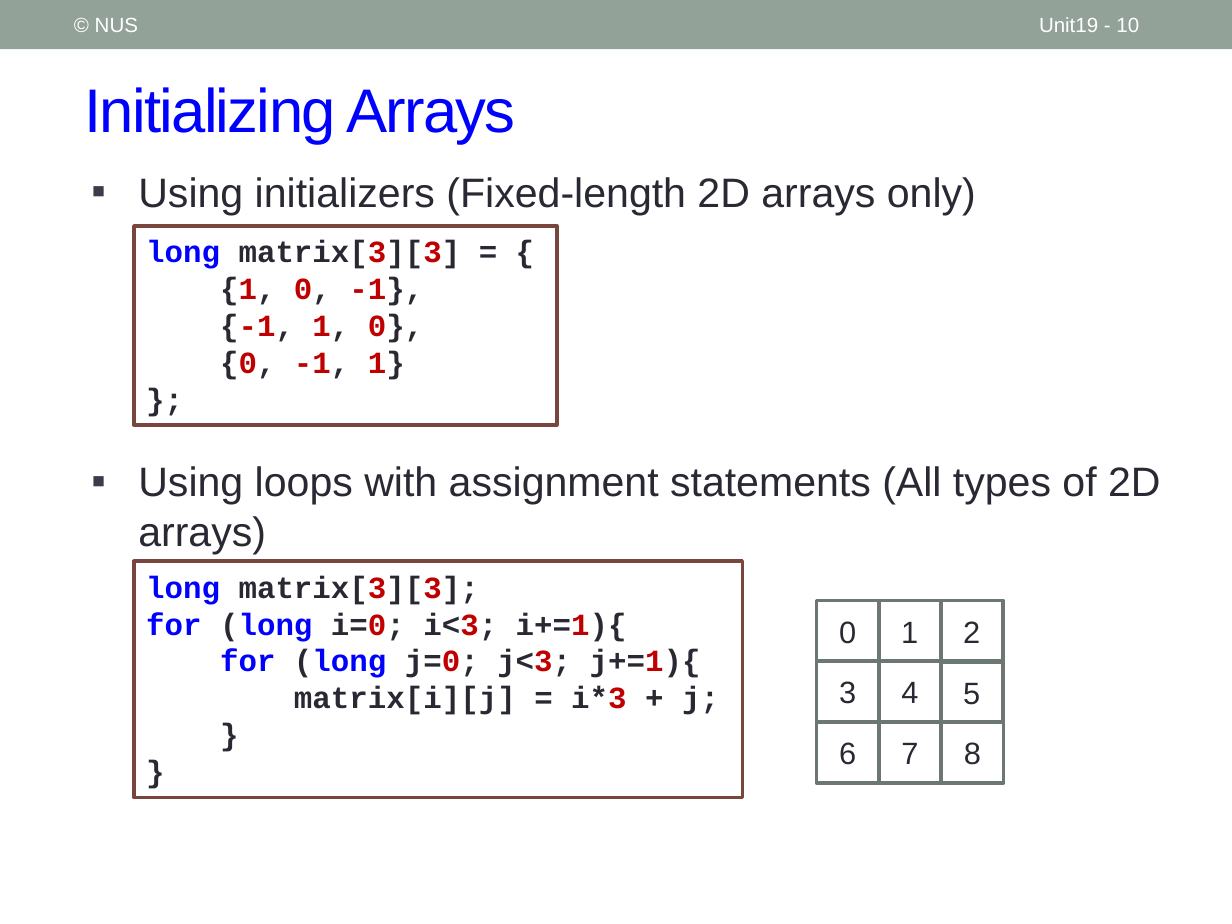
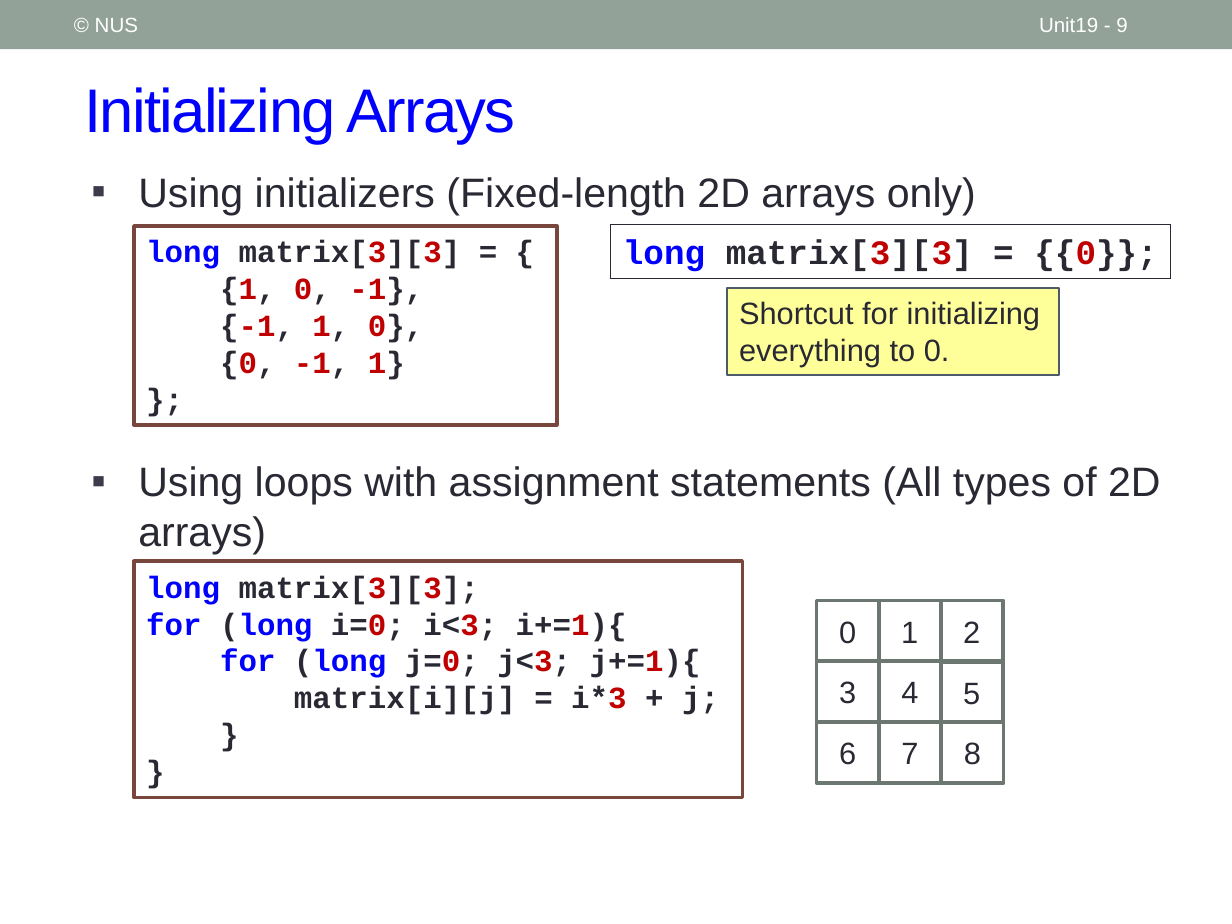
Before and after one commit to nus-cs1010-2021-s2/website, a slide deck: slide 9 of slides/Unit19_Multi-Dimensional Arrays.pptx (slide 10 before the commit). Drawn at 1232x924 pixels with LibreOffice and Linux fonts; fonts in the diff are those of the drawing. Boxes give left, top, right and bottom in pixels: in the first picture for what was removed or moved away, otherwise in the second. Text is boxed around its words. In the diff, an @@ line names an element or a change of style, - is before the commit and + after.

```diff
--- a/slides/Unit19_Multi-Dimensional Arrays.pptx
+++ b/slides/Unit19_Multi-Dimensional Arrays.pptx
@@ page number at <box>1039,17,1127,32</box>: text changed @@
-Unit19 - 10
+Unit19 - 9
@@ rectangle added at <box>611,224,1170,278</box>, outline #292934 0.75 pt, 20 pt, text #292934, bold @@
+long matrix[3][3] = {{0}};
@@ rectangle added at <box>727,288,1060,376</box>, fill #FFFF99, outline #4C5A6A 1 pt, 18 pt, text #292934 @@
+Shortcut for initializing everything to 0.
```
Also in this commit, not shown: 4 other slides changed, 1 slide removed, 4 other files.
